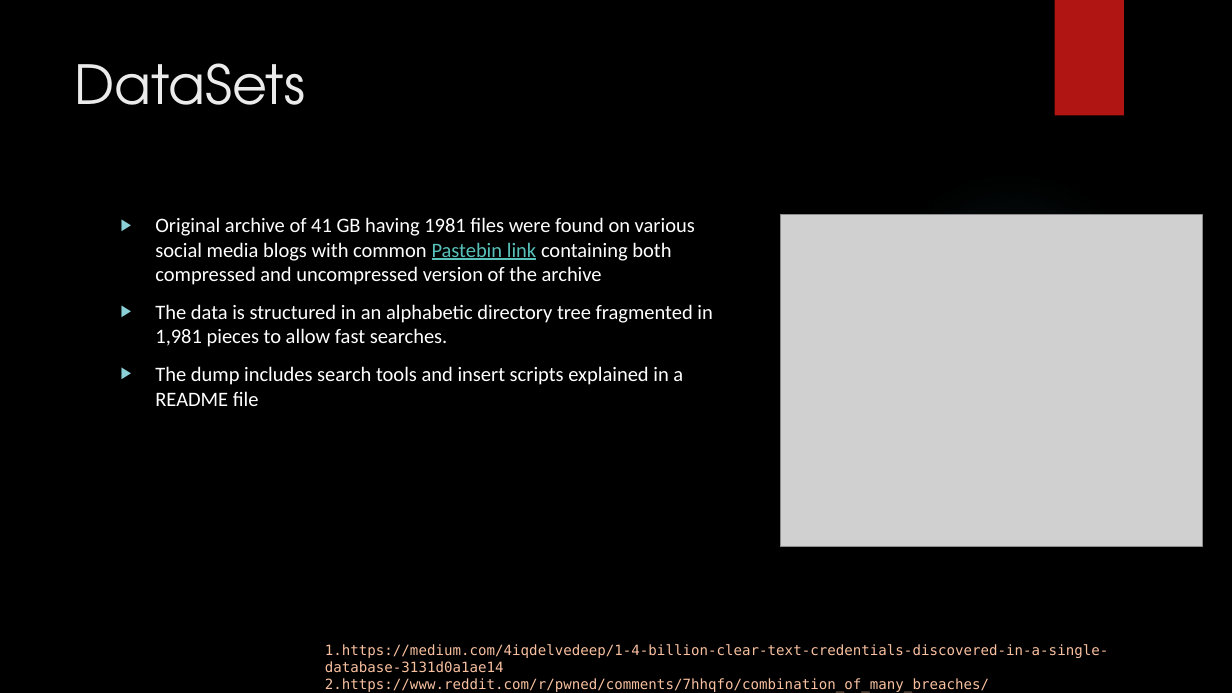
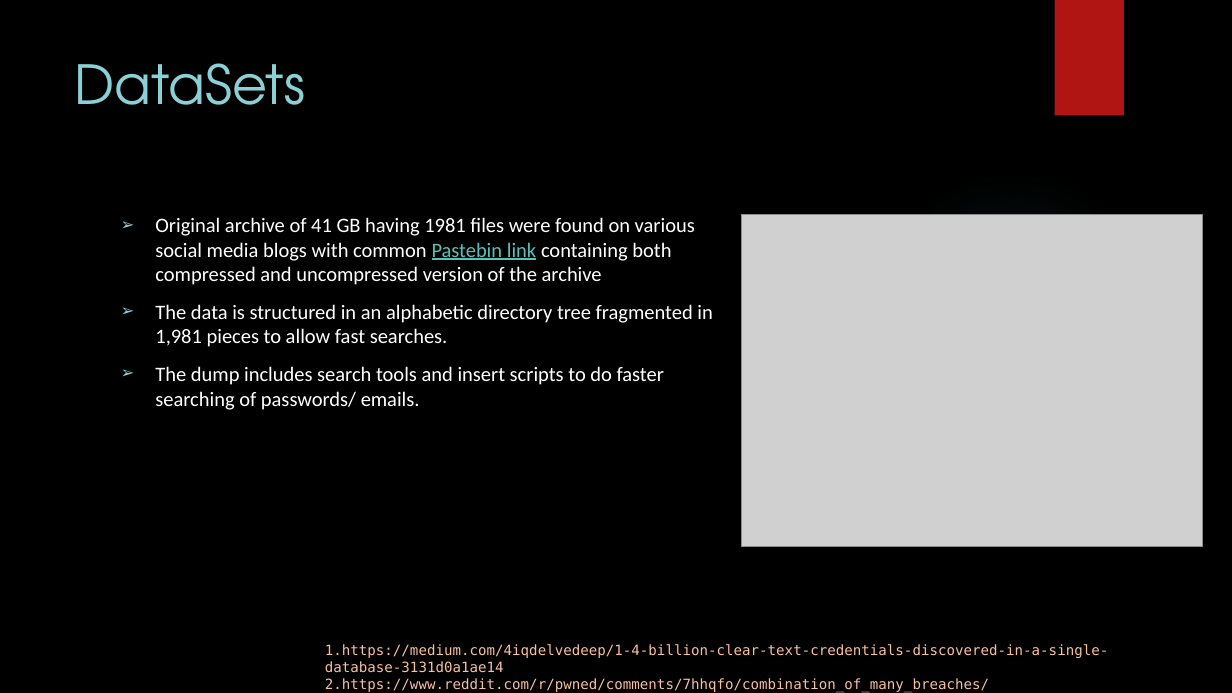
Before and after one commit to ashwin-patil/springboard-intro-to-datascience, a slide deck: slide 3 of capstone_project/Analysis of Passwords exposed in multiple Data Breaches.pptx (slide 2 before the commit). Drawn at 1232x693 pixels with LibreOffice and Linux fonts; fonts in the diff are those of the drawing; grey boxes stand for pictures; background and template pictures are left out. Boxes give left, top, right and bottom in pixels: in the first picture for what was removed or moved away, otherwise in the second. Text is boxed around its words. In the diff, an @@ line names an element or a change of style, - is before the commit and + after.

```diff
--- a/capstone_project/Analysis of Passwords exposed in multiple Data Breaches.pptx
+++ b/capstone_project/Analysis of Passwords exposed in multiple Data Breaches.pptx
@@ title "DataSets" at (75, 63, 305, 105): text colour #EBEBEB to #8AD0D6 @@
@@ picture: place and size @@
-picture at (780, 215, 1202, 547)
+picture at (742, 215, 1202, 547)
@@ text at (155, 366, 664, 410): text changed @@
-▶ The dump includes search tools and insert scripts explained in a README file
+➢ The dump includes search tools and insert scripts to do faster searching of passwords/ emails.
```
Also in this commit, not shown: 7 other slides changed, 2 slides added, 1 other file.
